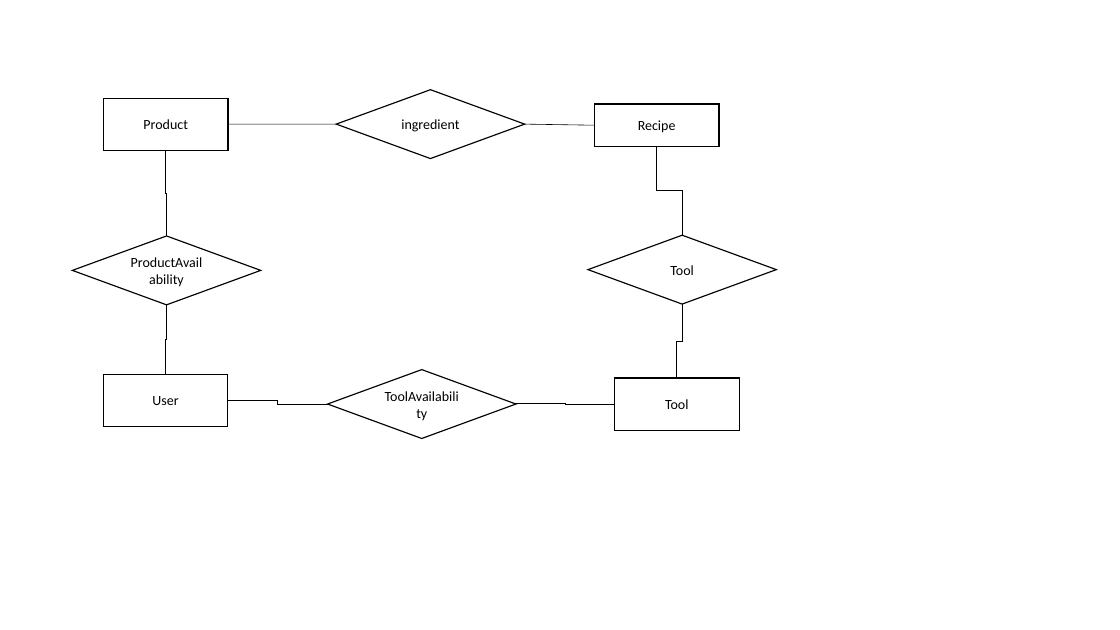
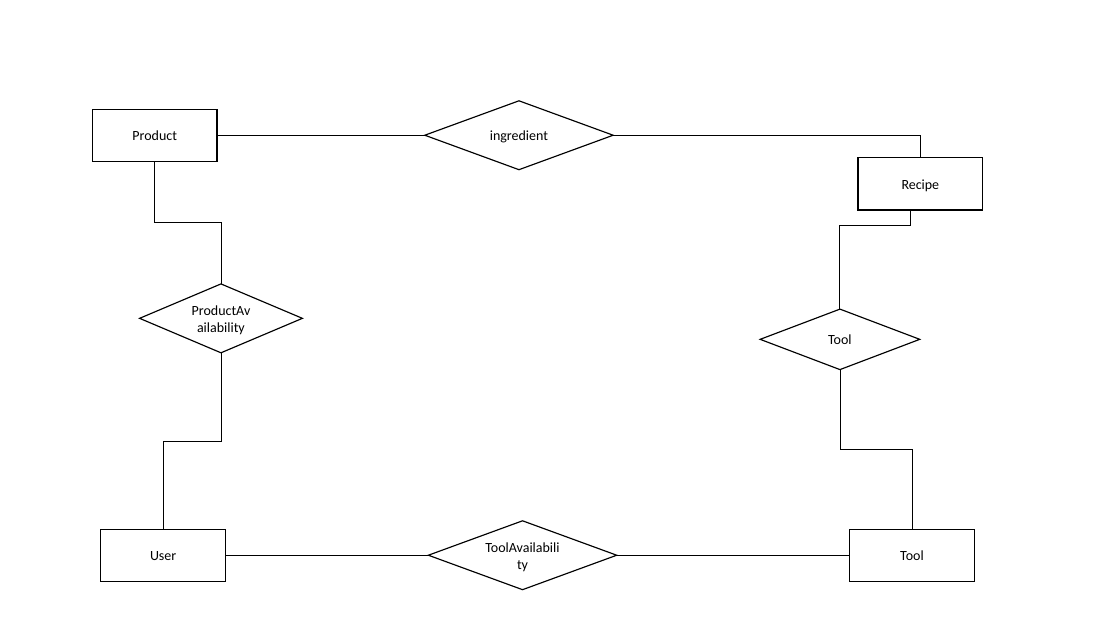
Before and after one commit to BD-Project/CustomCooking, a slide deck: slide 1 of 2-Conceptual Design/er-model-picture1-.odp. Drawn at 1120x630 pixels with LibreOffice and Linux fonts; fonts in the diff are those of the drawing. Boxes give left, top, right and bottom in pixels: in the first picture for what was removed or moved away, otherwise in the second. Text is boxed around its words. In the diff, an @@ line names an element or a change of style, - is before the commit and + after.

```diff
--- a/2-Conceptual Design/er-model-picture1-.odp
+++ b/2-Conceptual Design/er-model-picture1-.odp
@@ rectangle "Product": place and size @@
-rectangle "Product" at <box>103,98,229,150</box>
+rectangle "Product" at <box>92,109,218,161</box>
@@ diamond "ingredient": place and size @@
-diamond "ingredient" at <box>336,90,524,159</box>
+diamond "ingredient" at <box>425,101,613,170</box>
@@ elbow line added from (218, 135) to (425, 135), #000000 0 pt @@
@@ line removed from (229, 124) to (336, 124) @@
@@ line removed from (525, 124) to (595, 125) @@
@@ elbow line added from (613, 135) to (921, 158), #000000 0 pt @@
@@ elbow line removed from (657, 146) to (682, 235) @@
@@ elbow line moved from (166, 236) - (166, 150) to (155, 161) - (221, 284) @@
@@ elbow line added from (911, 160) to (840, 309), #000000 0 pt @@
@@ rectangle "Recipe": place and size @@
-rectangle "Recipe" at <box>595,104,720,147</box>
+rectangle "Recipe" at <box>858,158,983,210</box>
@@ diamond "ProductAvailability": place and size @@
-diamond "ProductAvailability" at <box>72,236,260,305</box>
+diamond "ProductAvailability" at <box>139,284,302,353</box>
@@ elbow line removed from (166, 375) to (166, 305) @@
@@ elbow line removed from (682, 304) to (677, 378) @@
@@ diamond "Tool": place and size @@
-diamond "Tool" at <box>588,235,776,304</box>
+diamond "Tool" at <box>760,309,920,370</box>
@@ elbow line added from (221, 353) to (163, 529), #000000 0 pt @@
@@ elbow line added from (840, 370) to (912, 529), #000000 0 pt @@
@@ elbow line removed from (228, 401) to (328, 404) @@
@@ elbow line removed from (516, 404) to (615, 404) @@
@@ rectangle "User": place and size @@
-rectangle "User" at <box>103,375,229,427</box>
+rectangle "User" at <box>101,529,226,581</box>
@@ diamond "ToolAvailability": place and size @@
-diamond "ToolAvailability" at <box>328,370,516,439</box>
+diamond "ToolAvailability" at <box>429,521,617,590</box>
@@ rectangle "Tool": place and size @@
-rectangle "Tool" at <box>614,378,739,430</box>
+rectangle "Tool" at <box>849,529,975,581</box>
@@ elbow line added from (226, 555) to (429, 555), #000000 0 pt @@
@@ elbow line added from (617, 555) to (850, 555), #000000 0 pt @@
```
Also in this commit, not shown: 7 other files.
